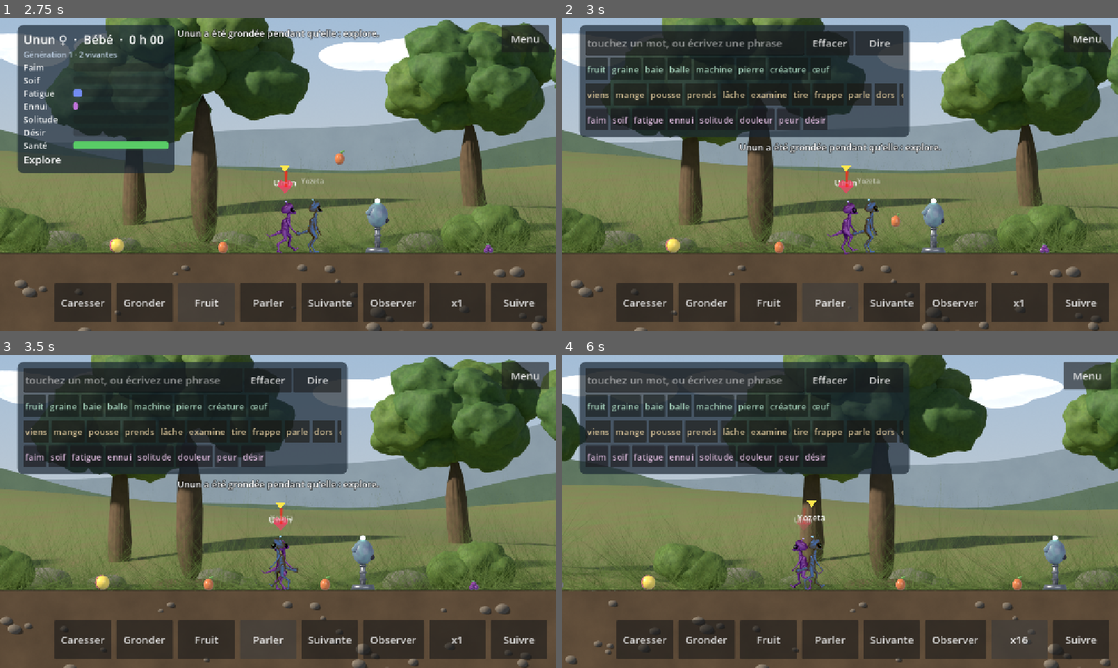
Above: before the commit, frames 1-4 (two rows, left to right).
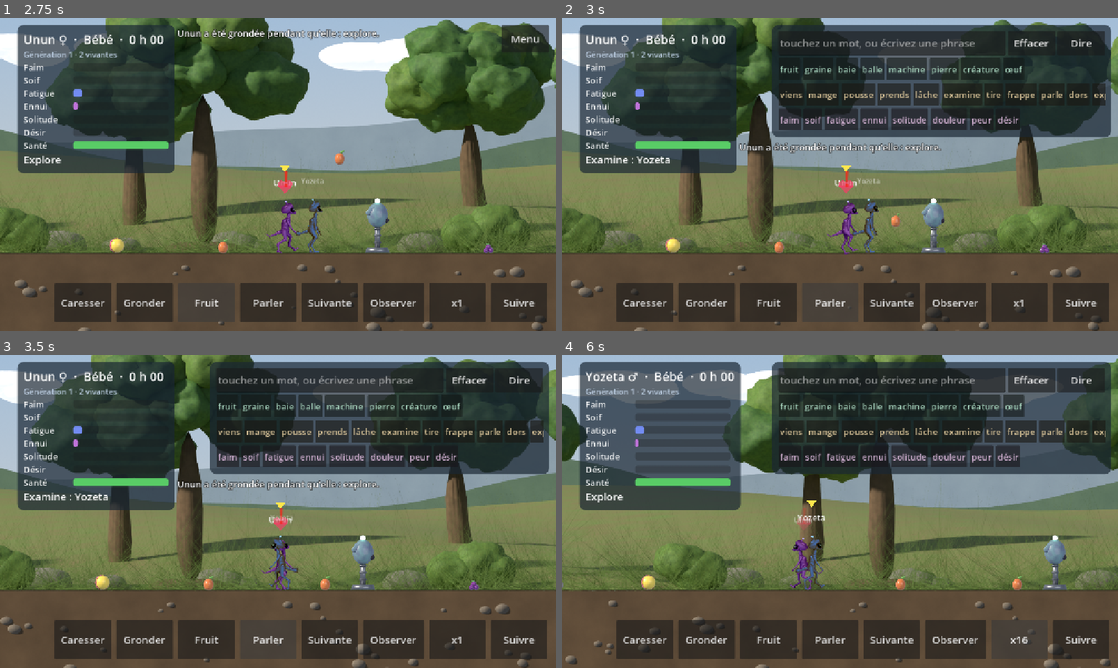
Above: after the commit, the same moments.

Repository: Ankool29/crealife
Game: Godot game, scene res://scenes/main.tscn
Same seed, same stepped clock (60 frames per second), same inputs: the game is played once before the commit and once after it.
Inputs:
- Up to frame 1 (2.75 s): click "Caresser" at 0.5 s; click "Gronder" at 1.25 s; click "Fruit" at 2 s
- Up to frame 2 (3 s): click "Parler" at 2.75 s
- Up to frame 3 (3.5 s): no input
- Up to frame 4 (6 s): click "Suivante" at 3.5 s; click "x1" at 4.25 s; click "x2" at 5 s; click "x4" at 5.75 s

Frame 1 is identical in both runs. In frame 2, 21% of the frame differs, in the area x 3-99%, y 2-50%; in frame 3, 21%; in frame 4, 25%.

Commit message:
Bandeau Parler à droite : l'état de la créature reste visible
Co-Authored-By: Claude Opus 5.5 <noreply@anthropic.com>
Claude-Session: https://claude.ai/code/session_01MAppfGnRnr8qw2kENJWVLu

Diff:
--- a/src/ui/hud.gd
+++ b/src/ui/hud.gd
@@ -154,10 +154,11 @@
 	_speech_panel = _panel()
 	_speech_panel.mouse_filter = Control.MOUSE_FILTER_STOP
 	_speech_panel.visible = false
-	# Bandeau compact en haut à gauche : le décor reste visible et touchable
-	# en dessous (toucher un objet le montre à la créature).
-	_speech_panel.position = Vector2(MARGIN, 16)
-	_speech_panel.custom_minimum_size = Vector2(760, 0)
+	# Bandeau compact en haut à droite : l'état de la créature reste visible à
+	# gauche, le décor en dessous reste touchable (toucher un objet le lui montre).
+	_speech_panel.custom_minimum_size = Vector2(780, 0)
+	_speech_panel.set_anchors_and_offsets_preset(Control.PRESET_TOP_RIGHT, Control.PRESET_MODE_MINSIZE, 16)
+	_speech_panel.grow_horizontal = Control.GROW_DIRECTION_BEGIN
 	root.add_child(_speech_panel)
 	var box := VBoxContainer.new()
 	box.add_theme_constant_override("separation", 6)
@@ -285,8 +286,8 @@
 func update_from(c: CreatureSim, world: WorldSim, event_text: String, sim_speed: float, following: bool) -> void:
 	observe.creature = c
 	observe.world = world
-	_menu_button.visible = not observe.visible     # sinon il cache le bouton de fermeture
-	_state_panel.visible = not _speech_panel.visible
+	# le Menu se cache derrière les panneaux ouverts (bouton de fermeture, bandeau)
+	_menu_button.visible = not observe.visible and not _speech_panel.visible
 	_event_label.position.y = 282 if _speech_panel.visible else 20
 	_event_label.text = event_text
 	_speed_button.text = "x%d" % int(sim_speed)
